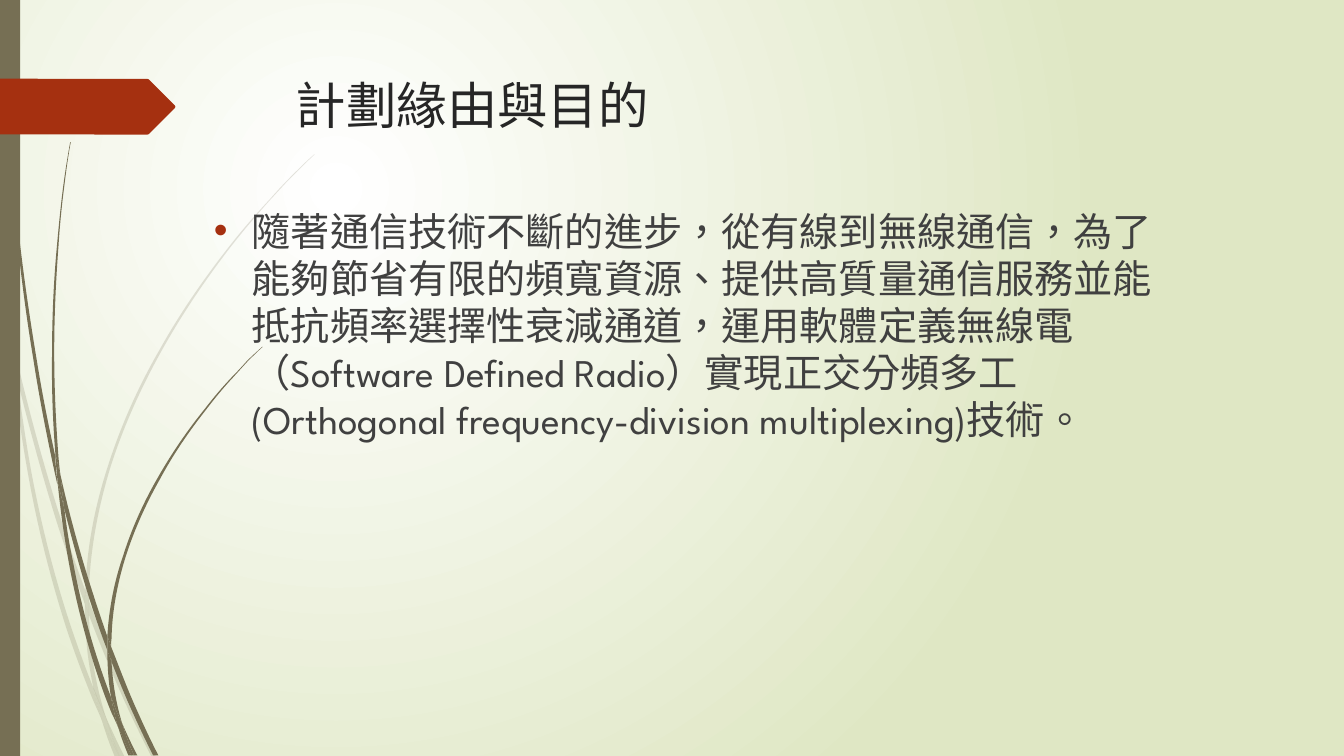
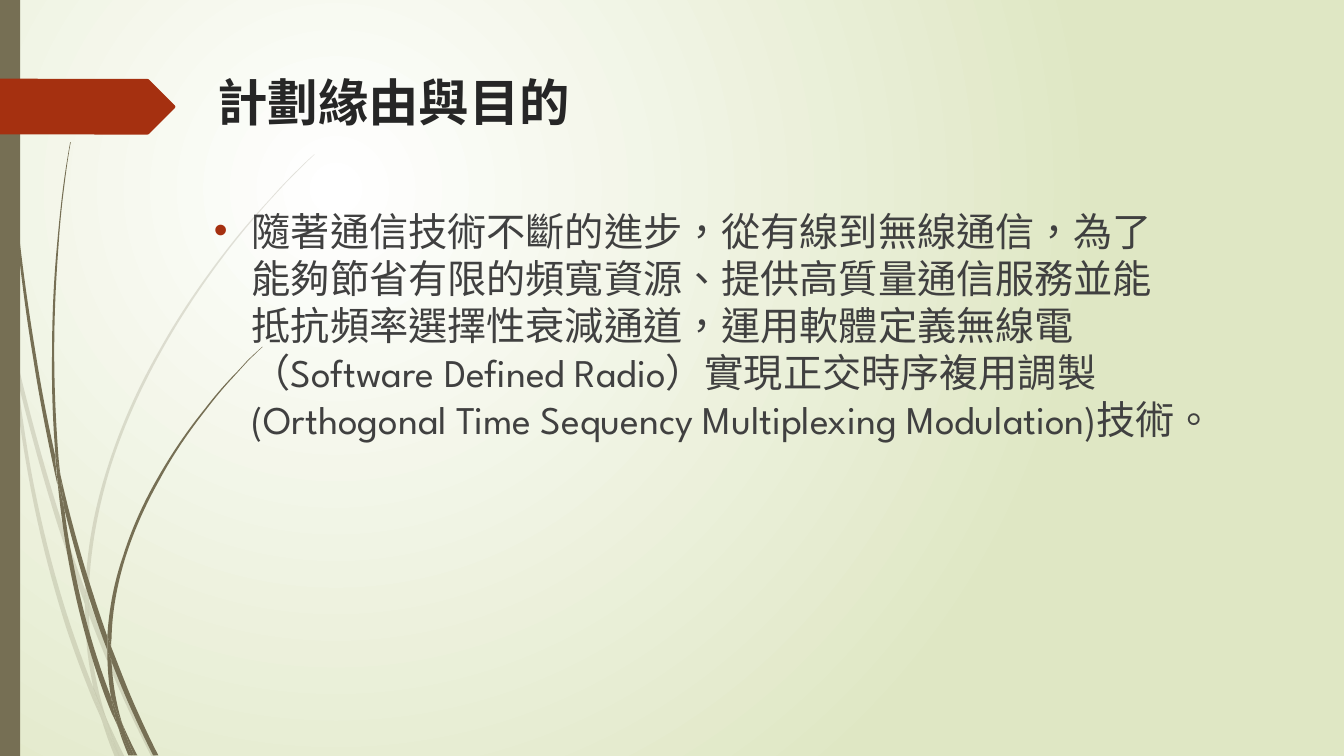
Before and after one commit to NIUWCSP/OTSM, a slide deck: slide 3 of report/以SDR實現OTSM通訊技術.pptx. Drawn at 1344x756 pixels with LibreOffice and Linux fonts; fonts in the diff are those of the drawing. Boxes give left, top, right and bottom in pixels: in the first picture for what was removed or moved away, otherwise in the second. Text is boxed around its words. In the diff, an @@ line names an element or a change of style, - is before the commit and + after.

Commit message:
加 序言 目的

```diff
--- a/report/以SDR實現OTSM通訊技術.pptx
+++ b/report/以SDR實現OTSM通訊技術.pptx
@@ title "計劃緣由與目的": place and size @@
-title "計劃緣由與目的" at <box>296,81,649,128</box>
+title "計劃緣由與目的" at <box>217,78,570,126</box>
@@ title "計劃緣由與目的" at <box>217,78,570,126</box>: font League Spartan to Noto Sans CJK JP, bold on @@
@@ text at <box>252,206,1215,443</box>: text changed @@
-• 隨著通信技術不斷的進步，從有線到無線通信，為了能夠節省有限的頻寬資源、提供高質量通信服務並能抵抗頻率選擇性衰減通道，運用軟體定義無線電（Software Defined Radio）實現正交分頻多工 (Orthogonal frequency-division multiplexing)技術。
+• 隨著通信技術不斷的進步，從有線到無線通信，為了能夠節省有限的頻寬資源、提供高質量通信服務並能抵抗頻率選擇性衰減通道，運用軟體定義無線電（Software Defined Radio）實現正交時序複用調製(Orthogonal Time Sequency Multiplexing Modulation)技術。
```
Also in this commit, not shown: 13 other slides changed, 1 slide added, 1 slide removed.
